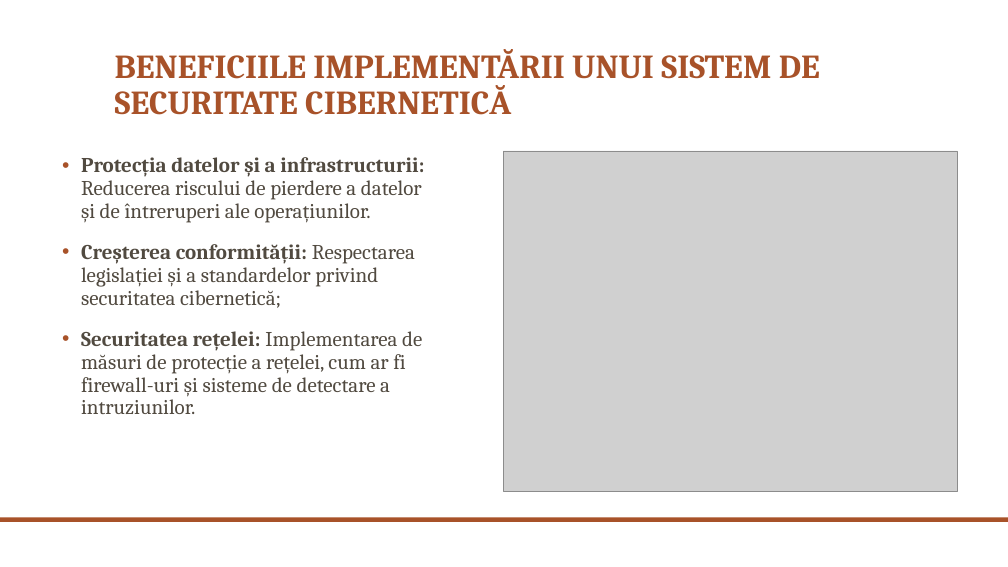
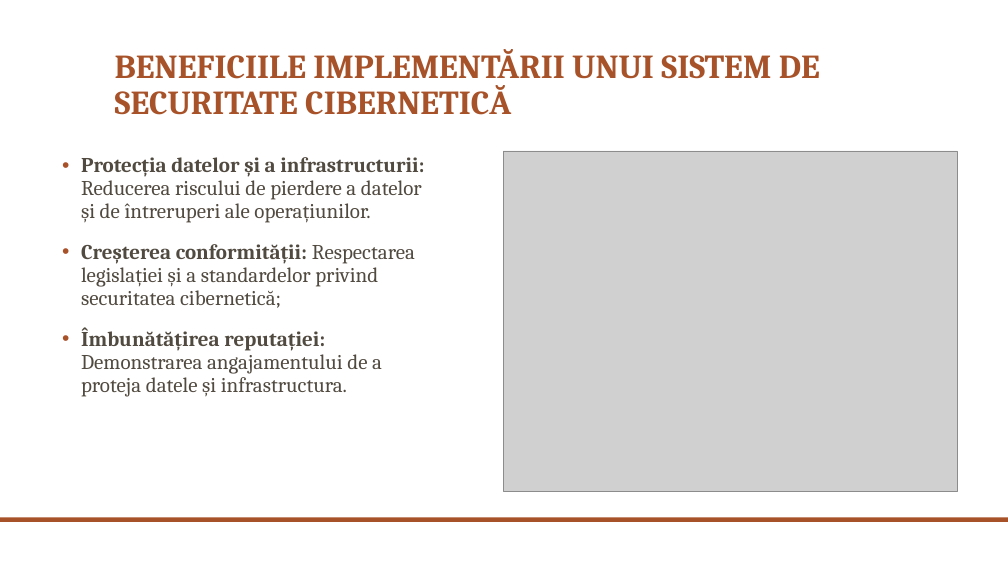
Before and after one commit to Cazacu-Condrat-Dumitru/LaboratoareCorina, a slide deck: slide 6 of Formular.pptx. Drawn at 1008x567 pixels with LibreOffice and Linux fonts; fonts in the diff are those of the drawing; grey boxes stand for pictures; background and template pictures are left out. Boxes give left, top, right and bottom in pixels: in the first picture for what was removed or moved away, otherwise in the second. Text is boxed around its words. In the diff, an @@ line names an element or a change of style, - is before the commit and + after.

```diff
--- a/Formular.pptx
+++ b/Formular.pptx
@@ text at [81,327,382,397]: text changed @@
-• Securitatea rețelei: Implementarea de măsuri de protecție a rețelei, cum ar fi firewall-uri și sisteme de detectare a intruziunilor.
+• Îmbunătățirea reputației: Demonstrarea angajamentului de a proteja datele și infrastructura.
```
